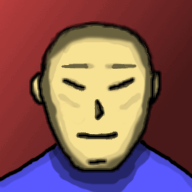
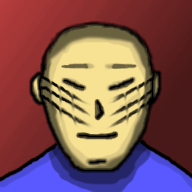
Comparing the layer stacks of the two (192, 192) images. Changes:
added layer "Tattoo" above "Face Shading" over [40, 76, 153, 130]
